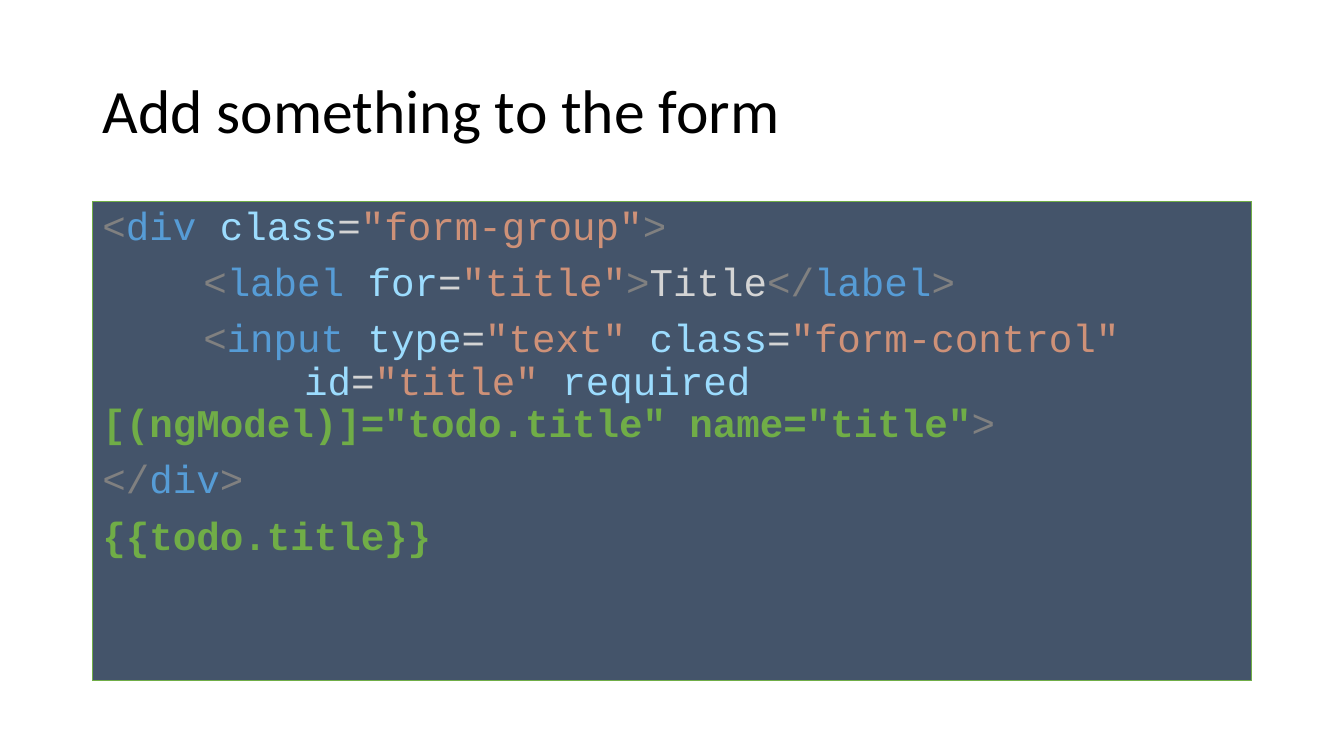
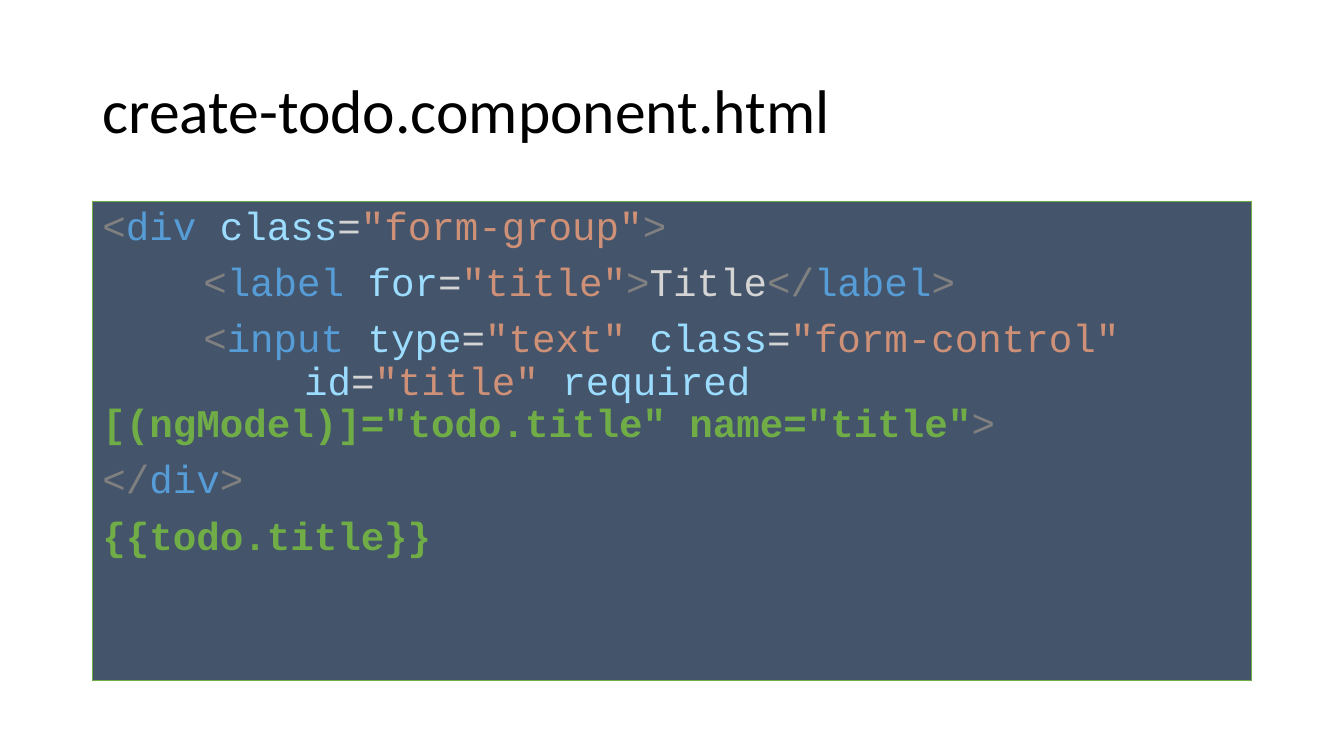
Before and after one commit to spirit-coding/todo-app-aj33349, a slide deck: slide 21 of Angular2.pptx (slide 16 before the commit). Drawn at 1344x756 pixels with LibreOffice and Linux fonts; fonts in the diff are those of the drawing. Boxes give left, top, right and bottom in pixels: in the first picture for what was removed or moved away, otherwise in the second. Text is boxed around its words. In the diff, an @@ line names an element or a change of style, - is before the commit and + after.

```diff
--- a/Angular2.pptx
+++ b/Angular2.pptx
@@ title at box(102, 90, 829, 143): text changed @@
-Add something to the form
+create-todo.component.html
```
Also in this commit, not shown: 11 other slides changed, 6 slides added.
